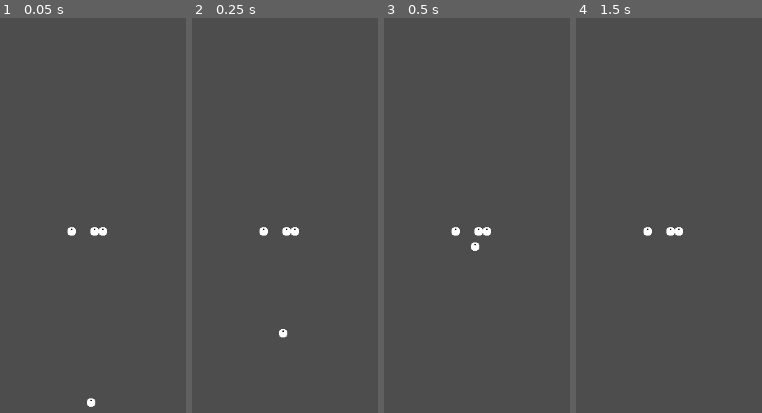
Above: before the commit, frames 1-4 (left to right).
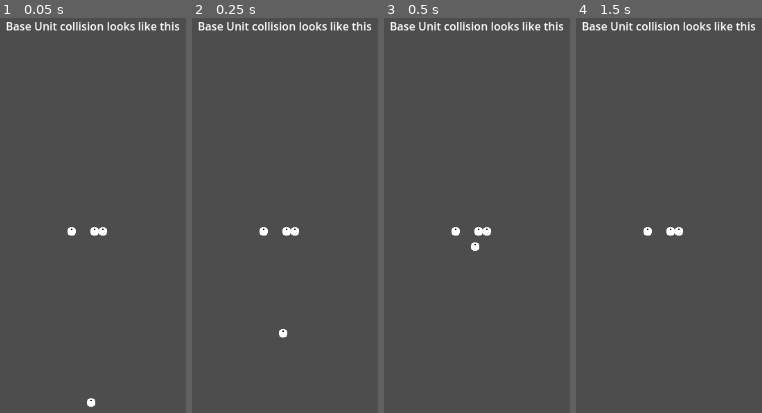
Above: after the commit, the same moments.

Repository: rahmatnazali/colonite
Game: Godot game, scene res://debug/base_unit_2_collision.tscn
The game is run twice, just before and just after one commit, with the same random seed, the same clock (stepped at 60 frames per second) and the same inputs. This scene is started directly instead of the project's main scene.
Inputs:
- Up to frame 1 (0.05 s): no input
- Up to frame 2 (0.25 s): no input
- Up to frame 3 (0.5 s): no input
- Up to frame 4 (1.5 s): tap Enter at 0.5 s

The runs differ from the first frame. In frame 1, 1.1% of the frame differs, in the area x 3-97%, y 1-4%; in frame 2, 1.1%; in frame 3, 1.1%; in frame 4, 1.1%.

Commit message:
Add label on base_unit_2_collision.tscn

Diff:
--- a/debug/base_unit_2_collision.tscn
+++ b/debug/base_unit_2_collision.tscn
@@ -9,6 +9,17 @@
 anchor_bottom = 1.0
 grow_horizontal = 2
 grow_vertical = 2
+
+[node name="Label" type="Label" parent="."]
+layout_mode = 1
+anchors_preset = 5
+anchor_left = 0.5
+anchor_right = 0.5
+offset_left = -125.5
+offset_right = 125.5
+offset_bottom = 26.0
+grow_horizontal = 2
+text = "Base Unit collision looks like this"
 
 [node name="Enemy" parent="." instance=ExtResource("2_volnr")]
 position = Vector2(579, 308)
